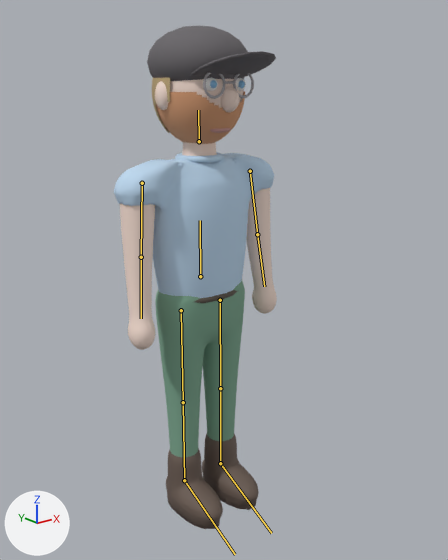
One commit to the glTF model assets/chars/marian.glb: the scene before it, then after it.
Before and after are seen from a 50 mm camera at (-1.497, -2.029, 1.851) aimed at (0.029, -0.121, 1.088). Every picture has the same lights, and +X, +Y and +Z are marked at lower left. The picture after the commit comes second. The bones that change are drawn over the model as lines.

Names of what the first picture shows: 'Hals', 'Haut_Koerper', 'Hose', 'Kopf_Gruppe', 'Kragen', 'Schuh_L', 'Schuh_R', 'Shirt' and 1 more.
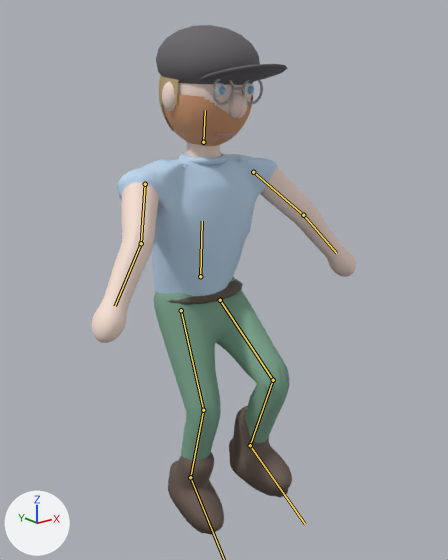
The newer file adds an action. The first version stands in its rest pose; the second is drawn at frame 11 of the action 'Jump'.

Changed parts and their boxes [x1, y1, x2, y2] in the pictures (448 x 560 px):
'Hose', posed (49% wider)
    before: [155, 281, 245, 457]
    after: [154, 277, 289, 460]
'Shirt', posed
    before: [114, 153, 274, 298]
    after: [117, 154, 277, 296]
'Haut_Koerper', posed (68% wider, 9% taller)
    before: [120, 188, 277, 350]
    after: [91, 167, 356, 343]
'Kopf_Gruppe', posed
    before: [147, 26, 276, 144]
    after: [156, 25, 288, 146]
'Schuh_L', posed
    before: [202, 434, 259, 510]
    after: [229, 406, 292, 498]
'Schuh_R', posed
    before: [166, 448, 223, 529]
    after: [168, 452, 224, 535]
'Hals', posed
    before: [182, 142, 217, 163]
    after: [186, 142, 221, 157]
'Kragen', posed
    before: [175, 152, 224, 163]
    after: [179, 153, 228, 165]
bone 'Spine', root to tip
    before: (200, 276) to (200, 220)
    after: (200, 276) to (202, 221)
bone 'Head', root to tip
    before: (199, 141) to (198, 110)
    after: (203, 142) to (205, 110)
bone 'UpperArm.L', root to tip
    before: (250, 171) to (257, 234)
    after: (253, 172) to (303, 215)
bone 'LowerArm.L', root to tip
    before: (257, 234) to (264, 286)
    after: (303, 215) to (336, 253)
bone 'UpperArm.R', root to tip
    before: (142, 183) to (141, 257)
    after: (145, 184) to (141, 243)
bone 'LowerArm.R', root to tip
    before: (141, 257) to (141, 318)
    after: (141, 243) to (115, 306)
bone 'UpperLeg.L', root to tip
    before: (220, 300) to (220, 388)
    after: (220, 300) to (273, 380)
bone 'LowerLeg.L', root to tip
    before: (220, 388) to (220, 463)
    after: (273, 380) to (250, 445)
bone 'Foot.L', root to tip
    before: (220, 463) to (271, 533)
    after: (250, 445) to (305, 524)
bone 'UpperLeg.R', root to tip
    before: (181, 310) to (183, 402)
    after: (181, 310) to (203, 410)
bone 'LowerLeg.R', root to tip
    before: (183, 402) to (184, 480)
    after: (203, 410) to (190, 477)

The change in detail:
Bone 'Spine' (bone_spine) turns from (0, 0, 0) to (3, 0, 0) degrees about its own x, y and z.
Bone 'Head' (bone_head) turns from (0, 0, 0) to (3, 0, 0) degrees about its own x, y and z.
Bone 'UpperArm.L' (bone_upperarm_l) turns from (0, 0, 0) to (-34, 0, -35) degrees about its own x, y and z.
Bone 'LowerArm.L' (bone_lowerarm_l) turns from (0, 0, 0) to (25, 0, 0) degrees about its own x, y and z.
Bone 'UpperArm.R' (bone_upperarm_r) turns from (0, 0, 0) to (-34, 0, 35) degrees about its own x, y and z.
Bone 'LowerArm.R' (bone_lowerarm_r) turns from (0, 0, 0) to (25, 0, 0) degrees about its own x, y and z.
Bone 'UpperLeg.L' (bone_upperleg_l) turns from (0, 0, 0) to (-54, 0, 0) degrees about its own x, y and z.
Bone 'LowerLeg.L' (bone_lowerleg_l) turns from (0, 0, 0) to (74, 0, 0) degrees about its own x, y and z.
Bone 'Foot.L' (bone_foot_l) turns from (0, 0, 0) to (-15, 0, 0) degrees about its own x, y and z.
Bone 'UpperLeg.R' (bone_upperleg_r) turns from (0, 0, 0) to (-21, 0, 0) degrees about its own x, y and z.
Bone 'LowerLeg.R' (bone_lowerleg_r) turns from (0, 0, 0) to (36, 0, 0) degrees about its own x, y and z.
Bone 'Foot.R' (bone_foot_r) turns from (0, 0, 0) to (10, 0, 0) degrees about its own x, y and z.
